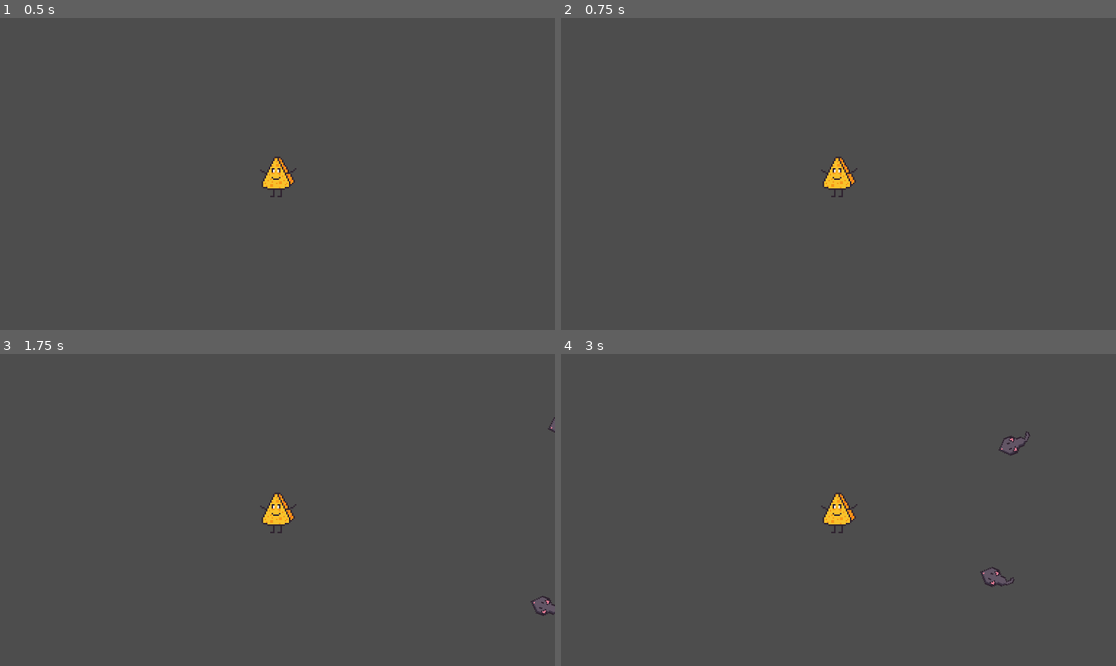
Above: before the commit, frames 1-4 (two rows, left to right).
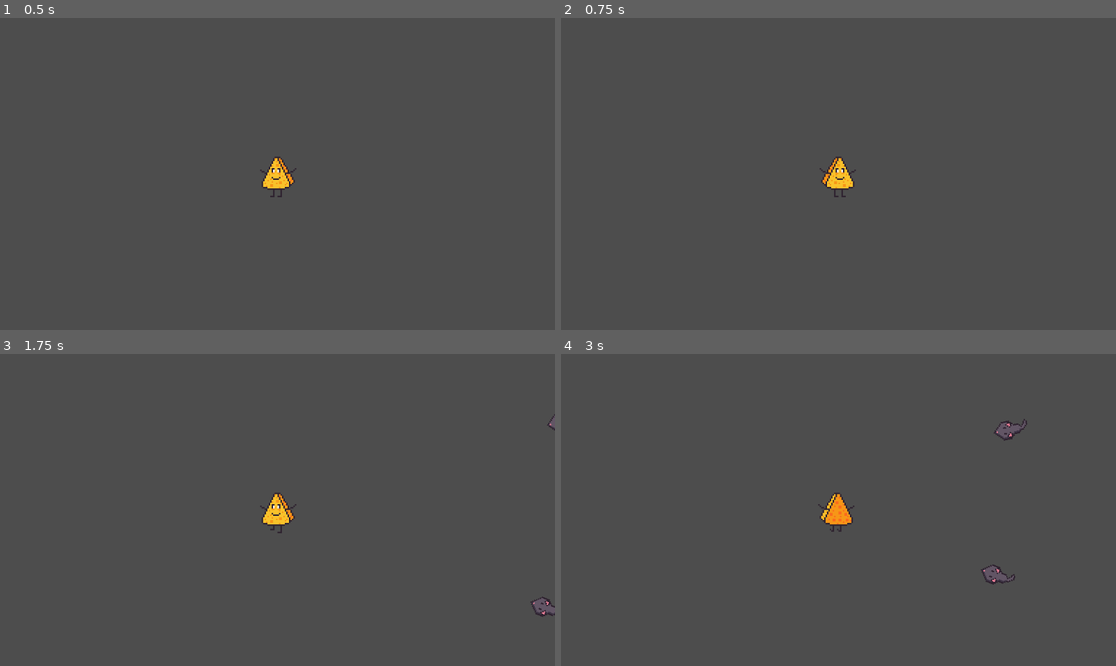
Above: after the commit, the same moments.

Repository: Fiss53/CheeseSurvivor
Game: Godot game, scene res://Scenes/MainScene.tscn
Same seed, same stepped clock (60 frames per second), same inputs: the game is played once before the commit and once after it. Before the commit the project has no main scene; this scene is started directly in both runs.
Inputs:
- Up to frame 1 (0.5 s): no input
- Up to frame 2 (0.75 s): tap Enter at 0.5 s; hold Right (ui_right) from 0.53 s (still down)
- Up to frame 3 (1.75 s): release Right (ui_right) at 1.28 s; hold Down (ui_down) from 1.28 s (still down)
- Up to frame 4 (3 s): release Down (ui_down) at 2.03 s; hold Right (ui_right) 2.03-2.78 s; hold Up (ui_up) from 2.78 s (still down)

Frame 1 is identical in both runs. In frame 2, 0.3% of the frame differs, in the area x 46-54%, y 44-58%; in frame 3, 0.1%; in frame 4, 0.8%, in the area x 46-85%, y 20-75%.
Error after the commit: Attempt to call function 'stop' in base 'null instance' on a null instance. (res://Scripts/Player.gd:10)

Commit message:
Animation joueur

Diff:
--- a/Scenes/MainScene.tscn
+++ b/Scenes/MainScene.tscn
@@ -1,19 +1,167 @@
-[gd_scene load_steps=8 format=3 uid="uid://8srdgtfdfh0p"]
+[gd_scene load_steps=24 format=3 uid="uid://8srdgtfdfh0p"]
 
 [ext_resource type="Script" path="res://Scripts/Player.gd" id="1_72qwc"]
-[ext_resource type="Texture2D" uid="uid://hmosy6wj2evy" path="res://Assets/CharacterV4.png" id="2_t3ogw"]
+[ext_resource type="Texture2D" uid="uid://ds7ovdjey2pi4" path="res://Assets/CharacterSheet.png" id="2_48xf5"]
 [ext_resource type="FontFile" uid="uid://cw5l03t1e0nu8" path="res://Fonts/AcPlus_IBM_BIOS.ttf" id="3_cev2e"]
 [ext_resource type="Script" path="res://Scripts/EnnemyPool.gd" id="3_v0ycr"]
 [ext_resource type="Script" path="res://Scenes/TimeLabel.gd" id="4_yr7lc"]
 
+[sub_resource type="AtlasTexture" id="AtlasTexture_t080o"]
+atlas = ExtResource("2_48xf5")
+region = Rect2(0, 0, 32, 32)
+
+[sub_resource type="AtlasTexture" id="AtlasTexture_elheq"]
+atlas = ExtResource("2_48xf5")
+region = Rect2(0, 32, 32, 32)
+
+[sub_resource type="AtlasTexture" id="AtlasTexture_5b1ew"]
+atlas = ExtResource("2_48xf5")
+region = Rect2(32, 32, 32, 32)
+
+[sub_resource type="AtlasTexture" id="AtlasTexture_ub6ia"]
+atlas = ExtResource("2_48xf5")
+region = Rect2(0, 96, 32, 32)
+
+[sub_resource type="AtlasTexture" id="AtlasTexture_l7jlh"]
+atlas = ExtResource("2_48xf5")
+region = Rect2(32, 96, 32, 32)
+
+[sub_resource type="AtlasTexture" id="AtlasTexture_020fh"]
+atlas = ExtResource("2_48xf5")
+region = Rect2(32, 0, 32, 32)
+
+[sub_resource type="AtlasTexture" id="AtlasTexture_g6vgj"]
+atlas = ExtResource("2_48xf5")
+region = Rect2(32, 64, 32, 32)
+
+[sub_resource type="AtlasTexture" id="AtlasTexture_xqsg6"]
+atlas = ExtResource("2_48xf5")
+region = Rect2(0, 64, 32, 32)
+
+[sub_resource type="AtlasTexture" id="AtlasTexture_mefoi"]
+atlas = ExtResource("2_48xf5")
+region = Rect2(64, 64, 32, 32)
+
+[sub_resource type="AtlasTexture" id="AtlasTexture_0dxiw"]
+atlas = ExtResource("2_48xf5")
+region = Rect2(96, 64, 32, 32)
+
+[sub_resource type="AtlasTexture" id="AtlasTexture_kiwrj"]
+atlas = ExtResource("2_48xf5")
+region = Rect2(64, 0, 32, 32)
+
+[sub_resource type="AtlasTexture" id="AtlasTexture_1ikvd"]
+atlas = ExtResource("2_48xf5")
+region = Rect2(64, 32, 32, 32)
+
+[sub_resource type="AtlasTexture" id="AtlasTexture_mdi3w"]
+atlas = ExtResource("2_48xf5")
+region = Rect2(64, 96, 32, 32)
+
+[sub_resource type="AtlasTexture" id="AtlasTexture_8yoxo"]
+atlas = ExtResource("2_48xf5")
+region = Rect2(96, 0, 32, 32)
+
+[sub_resource type="AtlasTexture" id="AtlasTexture_ed5wa"]
+atlas = ExtResource("2_48xf5")
+region = Rect2(96, 32, 32, 32)
+
+[sub_resource type="AtlasTexture" id="AtlasTexture_v1fx2"]
+atlas = ExtResource("2_48xf5")
+region = Rect2(96, 96, 32, 32)
+
 [sub_resource type="SpriteFrames" id="SpriteFrames_1hmxf"]
 animations = [{
 "frames": [{
 "duration": 1.0,
-"texture": ExtResource("2_t3ogw")
-}],
-"loop": true,
-"name": &"default",
+"texture": SubResource("AtlasTexture_t080o")
+}, {
+"duration": 1.0,
+"texture": SubResource("AtlasTexture_elheq")
+}, {
+"duration": 1.0,
+"texture": SubResource("AtlasTexture_5b1ew")
+}, {
+"duration": 1.0,
+"texture": SubResource("AtlasTexture_t080o")
+}, {
+"duration": 1.0,
+"texture": SubResource("AtlasTexture_ub6ia")
+}, {
+"duration": 1.0,
+"texture": SubResource("AtlasTexture_l7jlh")
+}, {
+"duration": 1.0,
+"texture": SubResource("AtlasTexture_t080o")
+}],
+"loop": true,
+"name": &"left",
+"speed": 5.0
+}, {
+"frames": [{
+"duration": 1.0,
+"texture": SubResource("AtlasTexture_020fh")
+}, {
+"duration": 1.0,
+"texture": SubResource("AtlasTexture_g6vgj")
+}, {
+"duration": 1.0,
+"texture": SubResource("AtlasTexture_xqsg6")
+}, {
+"duration": 1.0,
+"texture": SubResource("AtlasTexture_020fh")
+}, {
+"duration": 1.0,
+"texture": SubResource("AtlasTexture_mefoi")
+}, {
+"duration": 1.0,
+"texture": SubResource("AtlasTexture_0dxiw")
+}, {
+"duration": 1.0,
+"texture": SubResource("AtlasTexture_020fh")
+}],
+"loop": true,
+"name": &"right",
+"speed": 5.0
+}, {
+"frames": [{
+"duration": 1.0,
+"texture": SubResource("AtlasTexture_kiwrj")
+}, {
+"duration": 1.0,
+"texture": SubResource("AtlasTexture_1ikvd")
+}, {
+"duration": 1.0,
+"texture": SubResource("AtlasTexture_kiwrj")
+}, {
+"duration": 1.0,
+"texture": SubResource("AtlasTexture_mdi3w")
+}, {
+"duration": 1.0,
+"texture": SubResource("AtlasTexture_kiwrj")
+}],
+"loop": true,
+"name": &"upLeft",
+"speed": 5.0
+}, {
+"frames": [{
+"duration": 1.0,
+"texture": SubResource("AtlasTexture_8yoxo")
+}, {
+"duration": 1.0,
+"texture": SubResource("AtlasTexture_ed5wa")
+}, {
+"duration": 1.0,
+"texture": SubResource("AtlasTexture_8yoxo")
+}, {
+"duration": 1.0,
+"texture": SubResource("AtlasTexture_v1fx2")
+}, {
+"duration": 1.0,
+"texture": SubResource("AtlasTexture_8yoxo")
+}],
+"loop": true,
+"name": &"upRight",
 "speed": 5.0
 }]
 
@@ -25,10 +173,11 @@
 [node name="Player" type="CharacterBody2D" parent="."]
 script = ExtResource("1_72qwc")
 
-[node name="AnimatedSprite2D" type="AnimatedSprite2D" parent="Player"]
+[node name="AnimatedSpritePlayer" type="AnimatedSprite2D" parent="Player"]
 texture_filter = 1
 scale = Vector2(3, 3)
 sprite_frames = SubResource("SpriteFrames_1hmxf")
+animation = &"left"
 
 [node name="CollisionPolygon2D" type="CollisionPolygon2D" parent="Player"]
 polygon = PackedVector2Array(6, -36, 36, 16, 22, 29, 13, 33, -21, 33, -30, 30, -33, 24, -33, 14, -5, -36)
--- a/Scripts/Player.gd
+++ b/Scripts/Player.gd
@@ -1,10 +1,20 @@
 extends CharacterBody2D
-
+@onready var animated_sprite = get_node("AnimatedSpritePlayer")
 @export var SPEED = 2
-
 func _process(delta):
 	var direction_x = Input.get_axis("ui_left", "ui_right")
 	var direction_y = Input.get_axis("ui_up", "ui_down")
+	var direction = Vector2(direction_x,direction_y)
+	match(direction):
+		Vector2.ZERO:
+			animated_sprite.stop()
+			animated_sprite.set_frame(0)
+		Vector2.RIGHT: animated_sprite.play("right")
+		Vector2.LEFT: animated_sprite.play("left")
+		Vector2.UP: animated_sprite.play("upLeft")
+		Vector2.DOWN: animated_sprite.play("left")
+		Vector2(1,-1): animated_sprite.play("upRight")
+		Vector2(-1,-1): animated_sprite.play("upLeft")
 
 	velocity = Vector2(direction_x, direction_y).normalized() * SPEED / delta
 
--- a/project.godot
+++ b/project.godot
@@ -11,6 +11,7 @@
 [application]
 
 config/name="Cheese Survivor"
+run/main_scene="res://Scenes/MainScene.tscn"
 config/features=PackedStringArray("4.1", "Forward Plus")
 config/icon="res://icon.svg"
 
Binary file added: Assets/CharacterSheet.png
Not shown, added: Assets/CharacterSheet.png.import
Not shown, added: Assets/FlecheCarotte.png.import
Not shown, added: Assets/arc.png.import
Not shown, added: Assets/baguette.png.import
